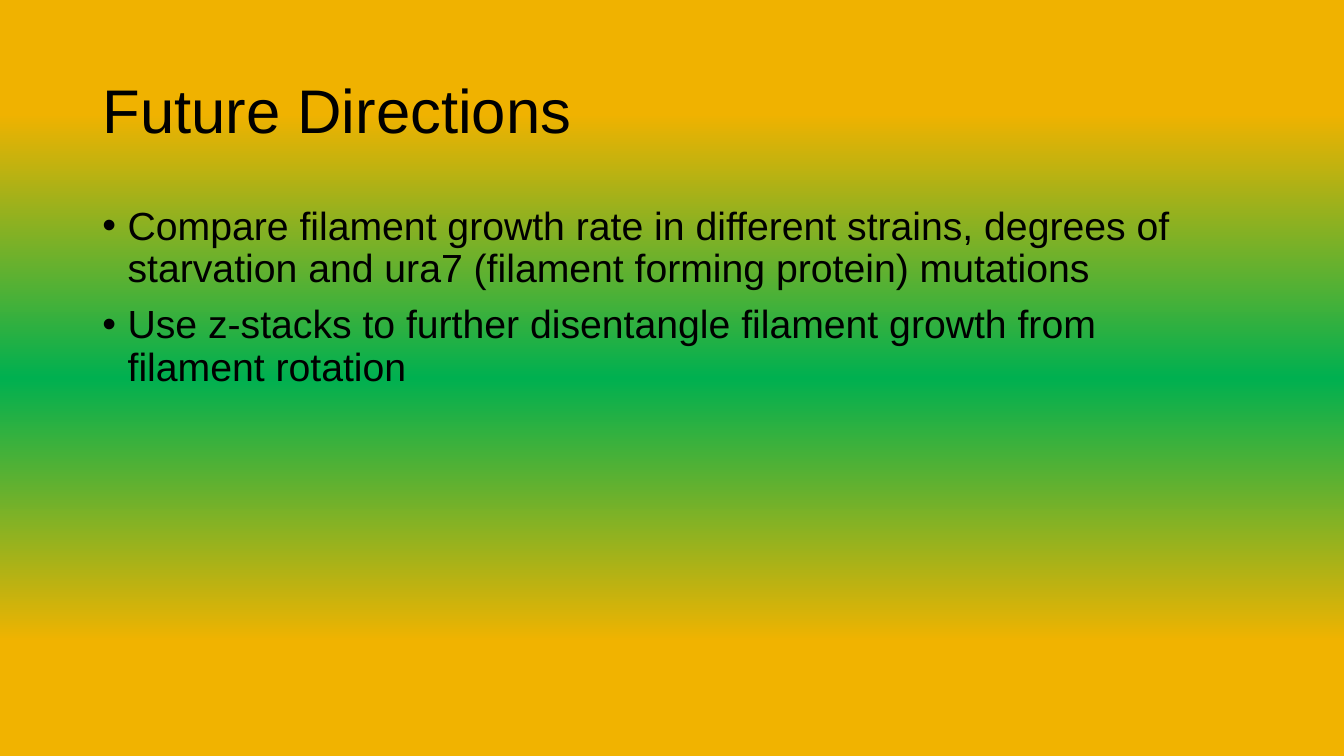
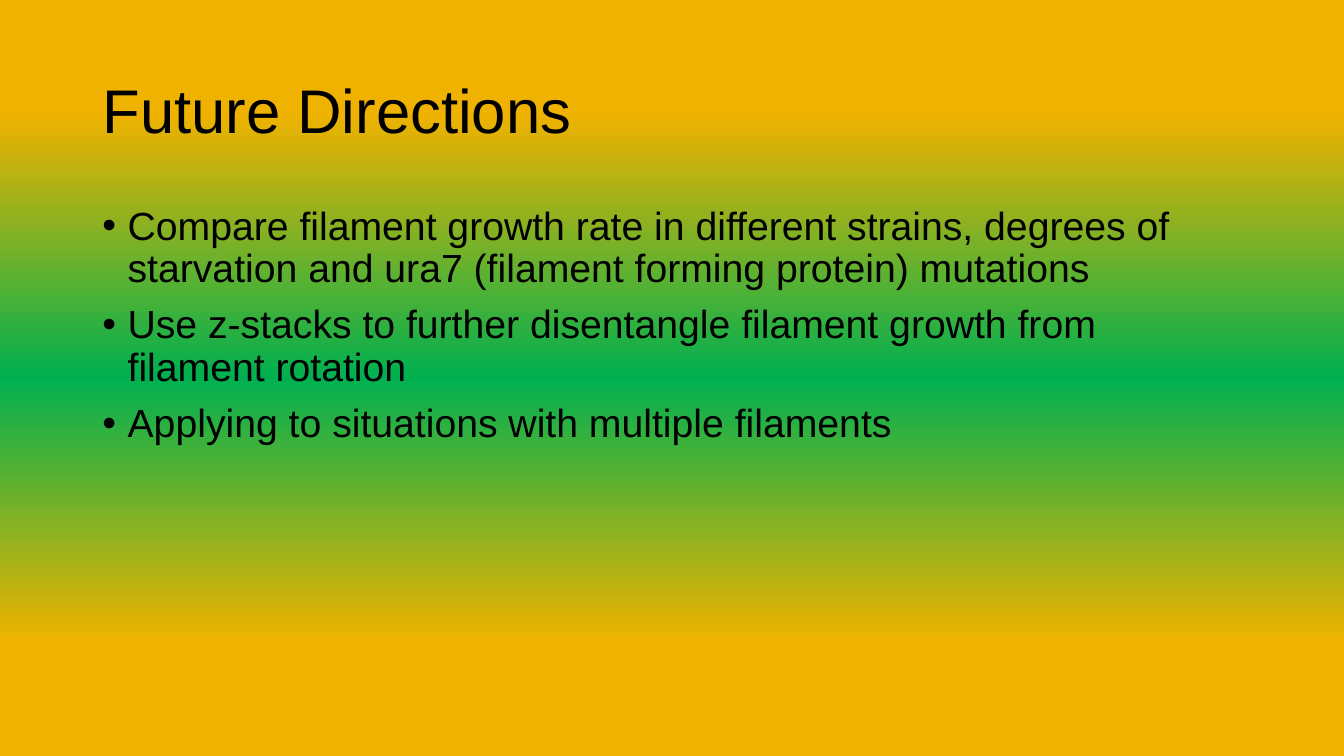
Before and after one commit to briandaniel14/biohack, a slide deck: slide 4 of Presentations/Biohack_Presentation.pptx (slide 5 before the commit). Drawn at 1344x756 pixels with LibreOffice and Linux fonts; fonts in the diff are those of the drawing. Boxes give left, top, right and bottom in pixels: in the first picture for what was removed or moved away, otherwise in the second. Text is boxed around its words. In the diff, an @@ line names an element or a change of style, - is before the commit and + after.

```diff
--- a/Presentations/Biohack_Presentation.pptx
+++ b/Presentations/Biohack_Presentation.pptx
@@ text at [128, 408, 892, 445]: paragraph added @@
+• Applying to situations with multiple filaments
```
Also in this commit, not shown: 2 other slides changed, 1 slide removed.
